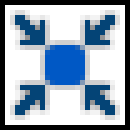
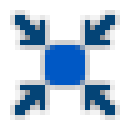
Comparing the layer stacks of the two 130px x 130px images. Changes:
hid "分隔线" over <box>0,0,130,130</box>
